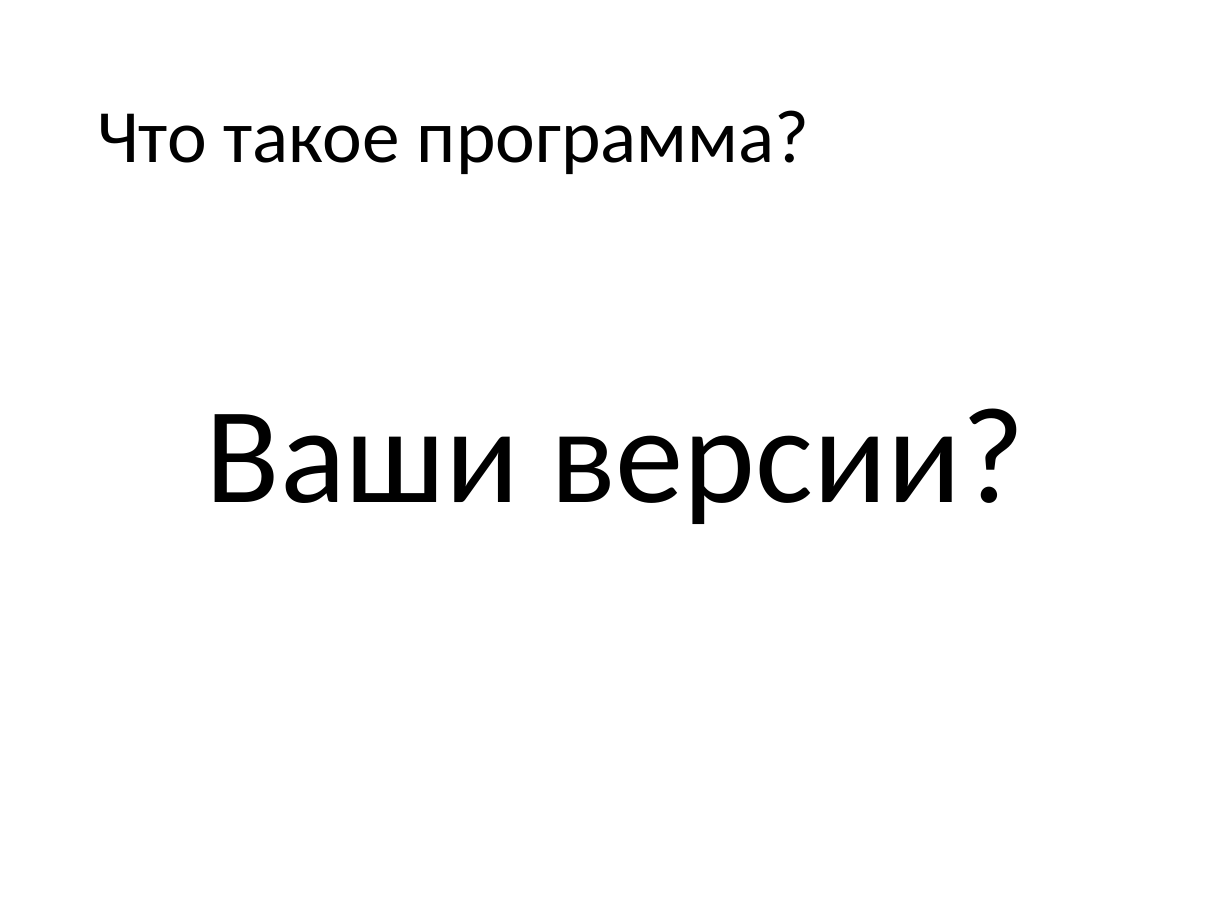
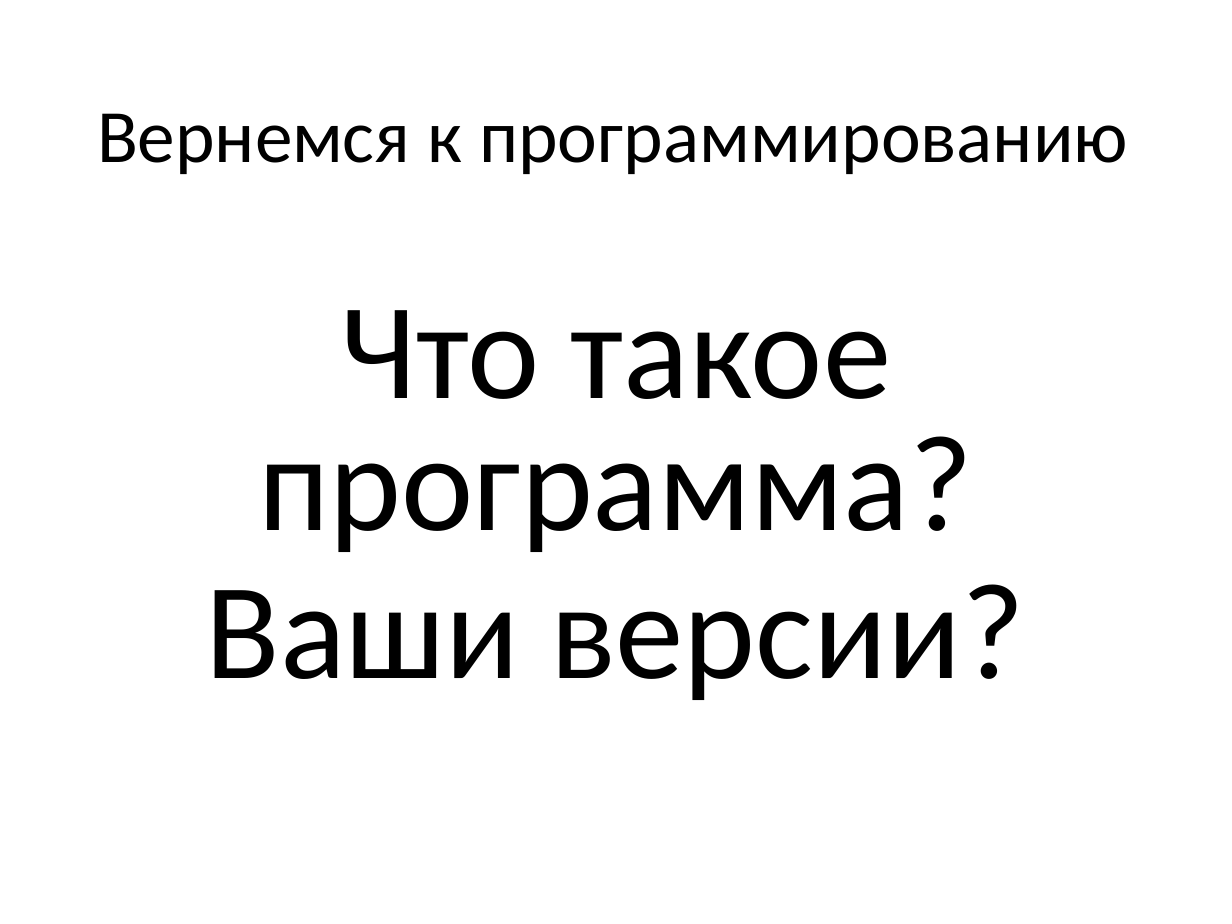
Before and after one commit to pelipas/OOP_2017, a slide deck: slide 15 of 01 Вводная.pptx (slide 5 before the commit). Drawn at 1232x924 pixels with LibreOffice and Linux fonts; fonts in the diff are those of the drawing. Boxes give left, top, right and bottom in pixels: in the first picture for what was removed or moved away, otherwise in the second. Text is boxed around its words. In the diff, an @@ line names an element or a change of style, - is before the commit and + after.

```diff
--- a/01 Вводная.pptx
+++ b/01 Вводная.pptx
@@ title at box(97, 113, 1128, 174): text changed @@
-Что такое программа?
+Вернемся к программированию
@@ text "Что такое программа?": place and size @@
-text "Что такое программа?" at box(206, 408, 1024, 524)
+text "Что такое программа?" at box(206, 310, 1024, 700)
@@ text at box(259, 310, 973, 552): paragraph added @@
+Что такое программа?
@@ text at box(206, 584, 1024, 700): line spacing 0.9 to 0.8 @@
```
Also in this commit, not shown: 13 other slides changed, 10 slides added.
